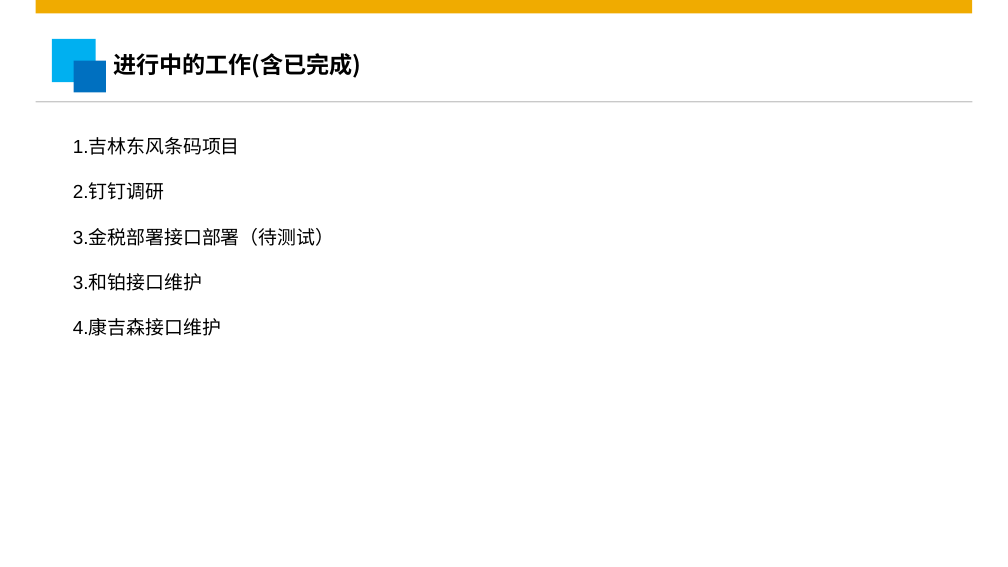
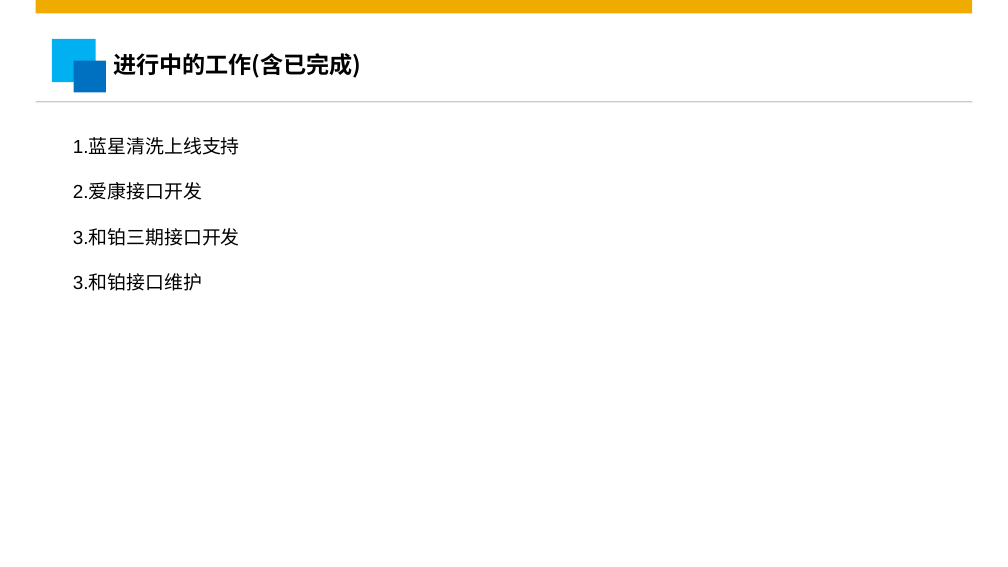
Before and after one commit to wangpenghuix/meeting-record, a slide deck: slide 3 of MBR/2019/month-4/2019.04.Zero.Zhang/奥维世纪研发中心2019年4月工作总结-Zero.Zhang.pptx. Drawn at 1008x567 pixels with LibreOffice and Linux fonts; fonts in the diff are those of the drawing; background and template pictures are left out. Boxes give left, top, right and bottom in pixels: in the first picture for what was removed or moved away, otherwise in the second. Text is boxed around its words. In the diff, an @@ line names an element or a change of style, - is before the commit and + after.

```diff
--- a/MBR/2019/month-4/2019.04.Zero.Zhang/奥维世纪研发中心2019年4月工作总结-Zero.Zhang.pptx
+++ b/MBR/2019/month-4/2019.04.Zero.Zhang/奥维世纪研发中心2019年4月工作总结-Zero.Zhang.pptx
@@ text at (73,138,240,246): text changed @@
-1.吉林东风条码项目
-2.钉钉调研
-3.金税部署接口部署（待测试）
+1.蓝星清洗上线支持
+2.爱康接口开发
+3.和铂三期接口开发
@@ text at (73,320,221,336): paragraph removed @@
-4.康吉森接口维护
```
Also in this commit, not shown: 4 other slides changed, 9 other files.
